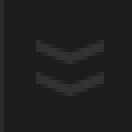
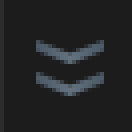
Layered file, before and after one edit (132 x 132). Changes by layer:
painted on "Shape 1" over [36, 40, 104, 96]
